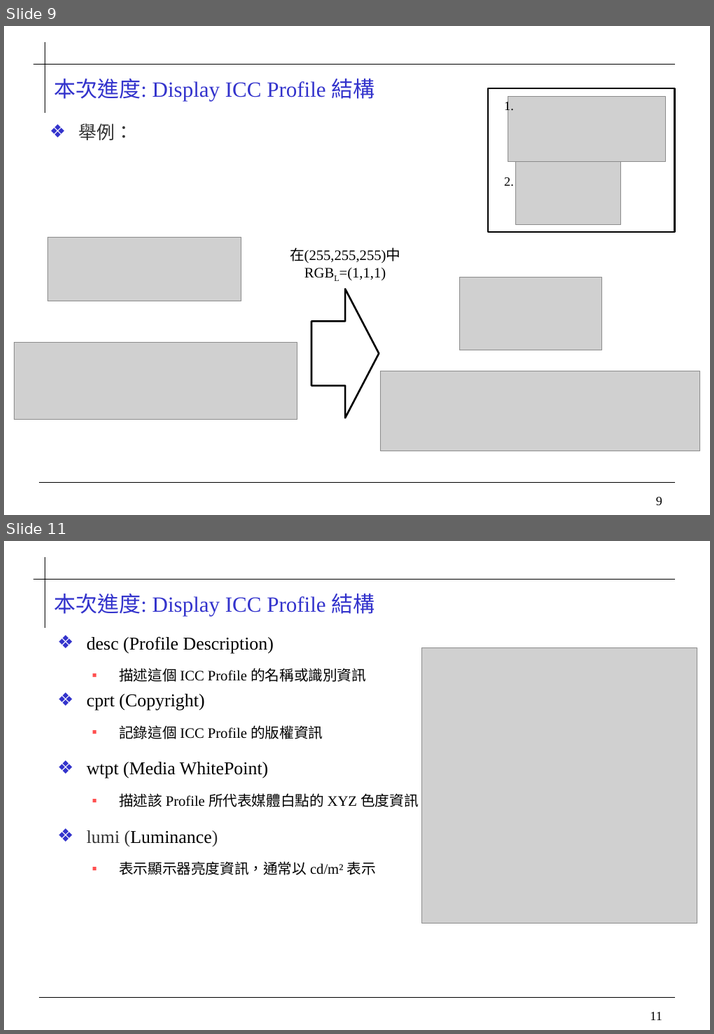
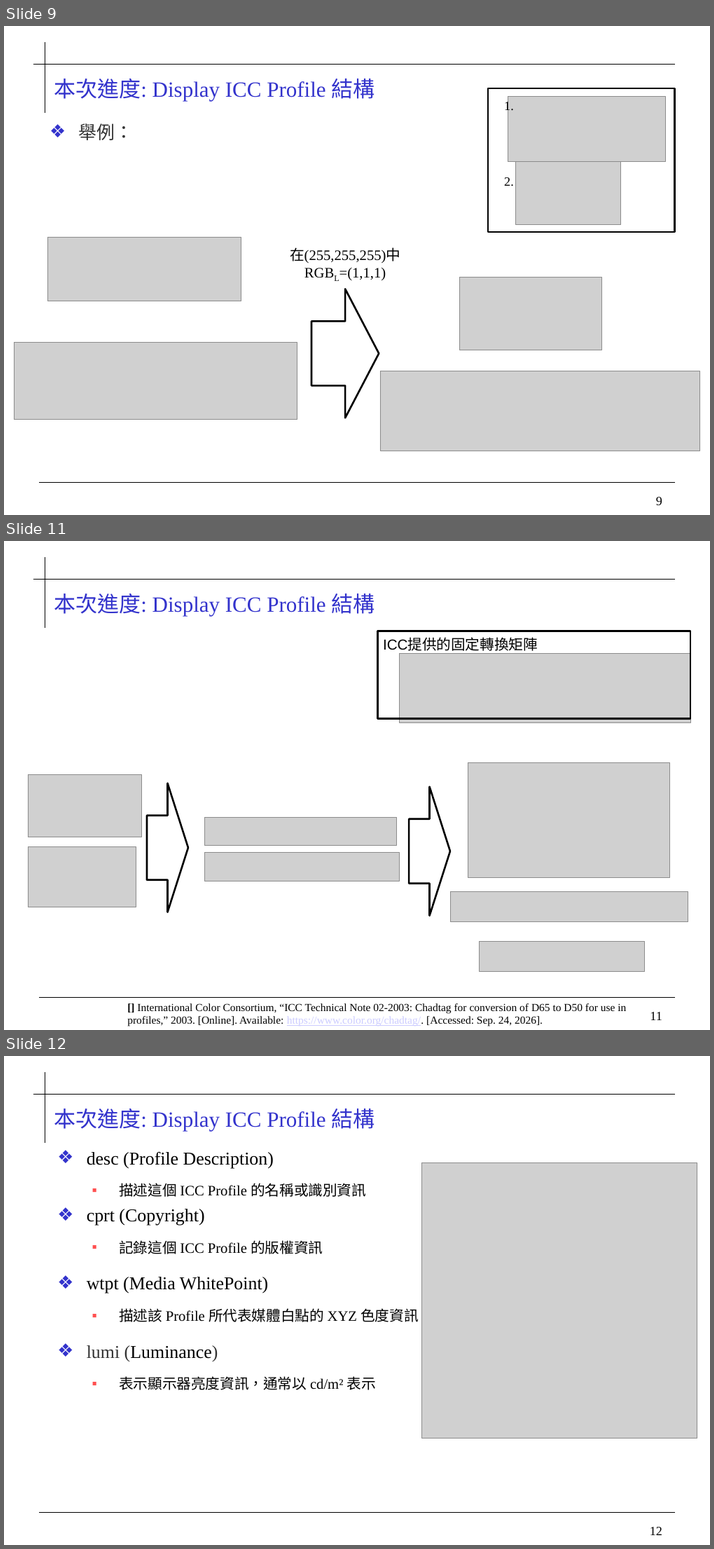
Before and after one commit to 0ilasis0/home, a slide deck: ICCPROFILE_0923.pptx. Shown one above the other, each under a label of ours: slides 9 and 11 before the commit, slides 9, 11 and 12 after it; the slides between them are not shown. The pictures are 714x1034 and 714x1549 pixels, drawn with LibreOffice and Linux fonts; fonts in the diff are those of the drawing; grey boxes stand for pictures; background and template pictures are left out. Boxes give left, top, right and bottom in pixels: in the first picture for what was removed or moved away, otherwise in the second. Text is boxed around its words. In the diff, an @@ line names an element or a change of style, - is before the commit and + after.

```diff
--- a/ICCPROFILE_0923.pptx
+++ b/ICCPROFILE_0923.pptx
@@ slide 11 added at bbox=[4, 541, 710, 1030], background #FFFFFF; not listed: 4 template elements that a slide beside it also shows @@
@@ title added at bbox=[54, 593, 375, 616], 24 pt, text #3333CC @@
+本次進度: Display ICC Profile 結構
@@ rectangle added at bbox=[377, 631, 690, 718], outline #000000 2 pt @@
@@ text added at bbox=[383, 638, 537, 651], 16 pt, text #000000 @@
+ICC提供的固定轉換矩陣
@@ picture added at bbox=[400, 654, 690, 723] @@
@@ picture added at bbox=[468, 762, 670, 877] @@
@@ picture added at bbox=[28, 774, 141, 837] @@
@@ right arrow added at bbox=[147, 783, 187, 913], fill #FFFFFF, outline #000000 2 pt @@
@@ right arrow added at bbox=[409, 787, 450, 915], fill #FFFFFF, outline #000000 2 pt @@
@@ picture added at bbox=[205, 817, 397, 845] @@
@@ picture added at bbox=[28, 847, 137, 906] @@
@@ picture added at bbox=[205, 853, 399, 881] @@
@@ picture added at bbox=[451, 891, 688, 922] @@
@@ picture added at bbox=[479, 941, 644, 971] @@
@@ text added at bbox=[127, 1003, 626, 1026], 12 pt, text #000000 @@
+[] International Color Consortium, “ICC Technical Note 02-2003: Chadtag for conversion of D65 to D50 for use in profiles,” 2003. [Online]. Available: https://www.color.org/chadtag/. [Accessed: Sep. 24, 2026].
@@ what was slide 11 is now slide 12 @@
@@ page number at bbox=[649, 1526, 662, 1535]: text changed @@
-11
+12
```
Also in this commit, not shown: 3 slides changed.
